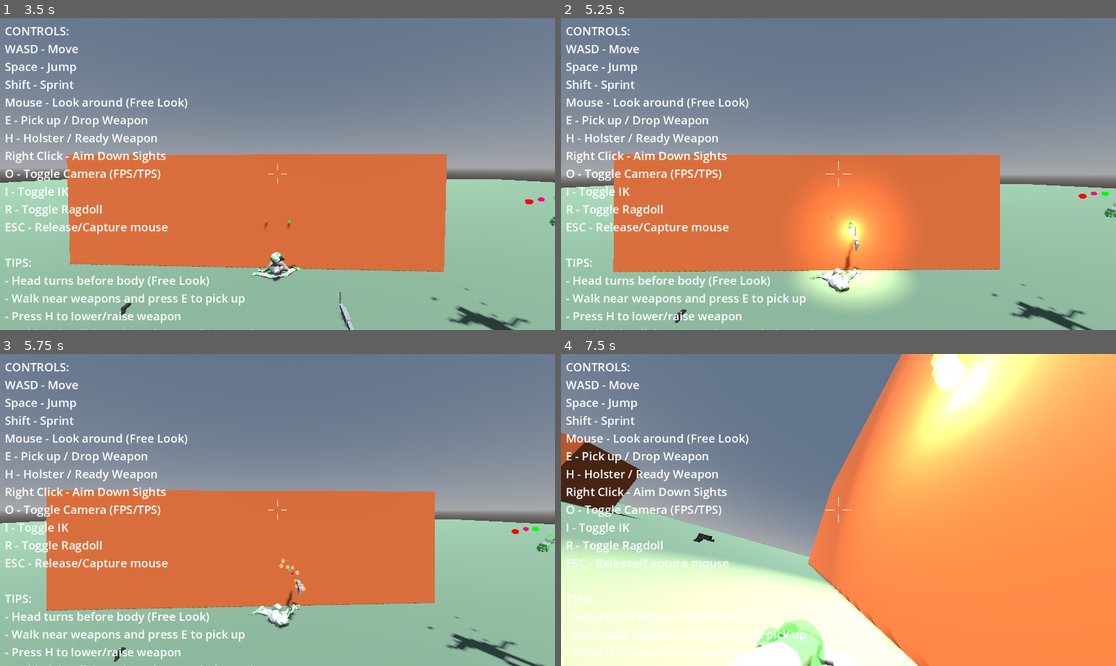
Above: before the commit, frames 1-4 (two rows, left to right).
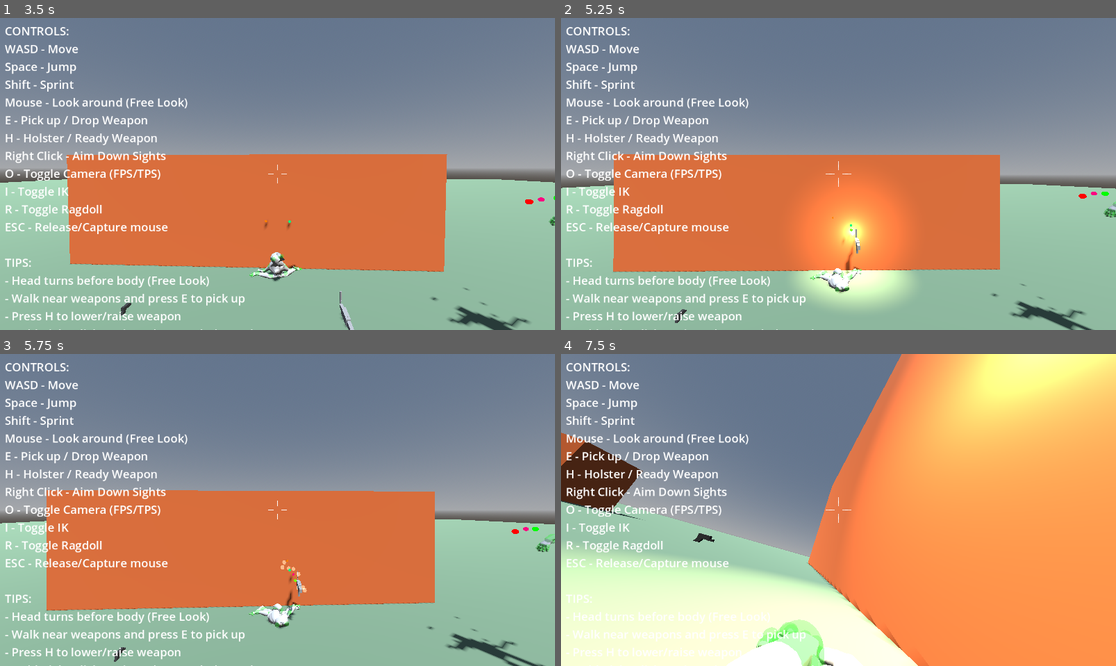
Above: after the commit, the same moments.

Repository: lmf-git/fpsikanimragdoll
Game: Godot game, scene res://world.tscn
Two runs of this game, one before a commit and one after it. Both use one fixed random seed, a clock stepped at 60 frames per second and the inputs below.
Inputs (mouse positions are in pixels of both pictures, inside the frame that each line leads up to):
- Up to frame 1 (3.5 s): tap Enter at 0.5 s; move the mouse to (305, 174) at 0.52 s; hold Shift (sprint) 0.53-1.28 s; hold W (move_forward) from 0.53 s (still down); click (305, 174) at 0.67 s; tap Space (jump) at 0.77, 1.52, 3.02 s; move the mouse to (249, 174) at 1.27 s; tap O (toggle_camera) at 1.35 s; move the mouse to (288, 167) at 2.02 s; hold I (toggle_ik) 2.03-2.78 s; move the mouse to (271, 180) at 2.77 s; tap R (toggle_ragdoll) at 2.85 s; click (271, 180) at 2.92 s
- Up to frame 2 (5.25 s): keep holding W (move_forward); move the mouse to (877, 177) at 3.52 s; tap E at 3.6 s; tap Space (jump) at 3.77, 4.52 s; move the mouse to (794, 170) at 4.27 s; tap Ctrl at 4.35 s; move the mouse to (844, 174) at 5.02 s; tap H at 5.1 s; click (844, 174) at 5.17 s
- Up to frame 3 (5.75 s): keep holding W (move_forward)
- Up to frame 4 (7.5 s): move the mouse to (816, 503) at 5.77 s; release W (move_forward) at 5.78 s; hold D (move_right) 5.78-6.53 s; tap Alt at 5.85 s; tap Space (jump) at 6.02, 6.77 s; move the mouse to (866, 510) at 6.52 s; hold Shift (sprint) 6.53-7.28 s; hold W (move_forward) from 6.53 s (still down); move the mouse to (810, 510) at 7.27 s; tap O (toggle_camera) at 7.35 s; click (810, 510) at 7.42 s

Frame 1 is identical in both runs. In frame 2, 0.1% of the frame differs, in the area x 48-54%, y 63-83%; in frame 3, less than 0.1%; in frame 4, 10%, in the area x 21-100%, y 0-100%.

Commit message:
Fix hand orientation, improve IK tracking speed, and prevent crosshair glitches
Three critical fixes for weapon handling and UI:

## 1. Fixed Hand Orientation (character_controller.gd:2230, 2268, 2288)
**Problem:** Hands were appearing upside down when holding weapons
**Cause:** Incorrect rotation axis for palm orientation

**Changes:**
- Right hand: Changed rotation from Z-axis to X-axis (Vector3(0,0,1) → Vector3(1,0,0))
- Left hand (rifle foregrip): Changed rotation from Z-axis to X-axis
- Left hand (pistol support): Changed rotation from Z-axis to X-axis

**Result:** Hands now orient correctly with palms facing inward for proper weapon grip

## 2. Improved IK Tracking Speed (character_controller.gd:102)
**Problem:** Hands lagging behind weapons, not staying near grip positions
**Cause:** IK transition speed too slow (10.0)

**Change:** ik_transition_speed: 10.0 → 12.0 (20% increase)

**Result:** Better balance between smoothness and responsiveness - hands track weapons
more closely while still maintaining smooth movement without jitter

## 3. Fixed Crosshair Glitches (character_controller.gd:394-408)
**Problem:** Old aim reticle getting stuck on screen
**Cause:** Missing safety checks for crosshair_lines array

**Changes:**
- Added is_empty() check before accessing crosshair_lines
- Added null checks when setting visibility on individual lines
- Prevents crashes if crosshair isn't fully initialized

**Result:** Crosshair properly shows/hides without getting stuck or causing errors

All fixes work together to provide proper hand positioning, smooth weapon tracking,
and clean UI behavior.

Diff:
--- a/character_controller.gd
+++ b/character_controller.gd
@@ -99,7 +99,7 @@
 @export var ready_weapon_offset: Vector3 = Vector3(0.25, -0.15, -0.55)  # Offset when ready/moving (lower position, further from body)
 @export var sheathed_weapon_offset: Vector3 = Vector3(0.5, -0.6, 0.2)  # Offset when sheathed at side
 @export var weapon_transition_speed: float = 8.0  # Speed of state transitions
-@export var ik_transition_speed: float = 10.0  # Speed of IK target position transitions (reduced for smoother movement)
+@export var ik_transition_speed: float = 12.0  # Speed of IK target position transitions (balanced for smoothness and responsiveness)
 
 # Weapon sway
 @export var sway_amount: float = 0.02  # Amount of sway (reduced for more realistic feel)
@@ -391,15 +391,21 @@
 
 func _update_crosshair(delta: float):
 	"""Update crosshair visibility and spread recovery"""
+	# Safety check - ensure crosshair lines exist
+	if crosshair_lines.is_empty():
+		return
+
 	# Hide crosshair when no weapon equipped or when aiming down sights
 	if not equipped_weapon or weapon_state == WeaponState.AIMING:
 		for line in crosshair_lines:
-			line.visible = false
+			if line:
+				line.visible = false
 		return
 
 	# Show crosshair when weapon is equipped and not aiming
 	for line in crosshair_lines:
-		line.visible = true
+		if line:
+			line.visible = true
 
 	# Recover spread over time
 	if current_spread > base_spread:
@@ -2226,8 +2232,8 @@
 		var hand_basis = camera_basis
 
 		# Rotate hand so palm faces inward (left) for proper grip
-		# This rotates around the Z axis (forward) to turn the palm from facing down to facing left
-		var palm_rotation = Basis(Vector3(0, 0, 1), deg_to_rad(90))  # Rotate 90° to face palm left
+		# Rotate around X axis (right) to orient hand correctly
+		var palm_rotation = Basis(Vector3(1, 0, 0), deg_to_rad(90))  # Rotate 90° around right axis
 		hand_basis = hand_basis * palm_rotation
 
 		right_hand_target.global_transform.basis = hand_basis
@@ -2262,7 +2268,7 @@
 
 			# Set left hand rotation for foregrip (palm faces right, opposite of right hand)
 			var left_hand_basis = camera_basis
-			var left_palm_rotation = Basis(Vector3(0, 0, 1), deg_to_rad(-90))  # Rotate -90° to face palm right
+			var left_palm_rotation = Basis(Vector3(1, 0, 0), deg_to_rad(-90))  # Rotate -90° around right axis
 			left_hand_basis = left_hand_basis * left_palm_rotation
 			left_hand_target.global_transform.basis = left_hand_basis
 		elif weapon_state == WeaponState.AIMING:
@@ -2282,7 +2288,7 @@
 
 			# Set left hand rotation for support grip (palm faces right and up to cup under grip)
 			var left_hand_basis = camera_basis
-			var left_palm_rotation = Basis(Vector3(0, 0, 1), deg_to_rad(-90))  # Face palm right
+			var left_palm_rotation = Basis(Vector3(1, 0, 0), deg_to_rad(-90))  # Rotate -90° around right axis
 			left_hand_basis = left_hand_basis * left_palm_rotation
 			left_hand_target.global_transform.basis = left_hand_basis
 
